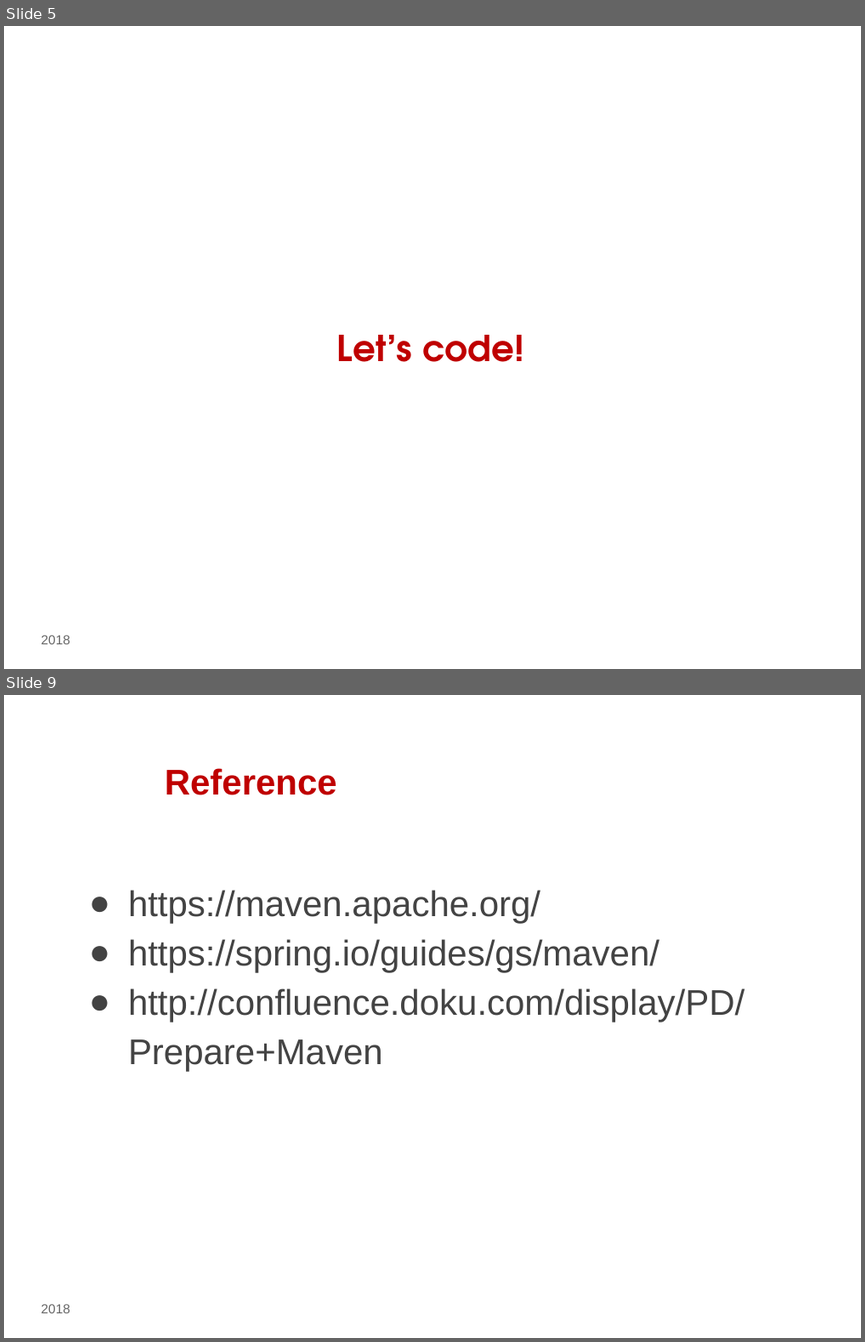
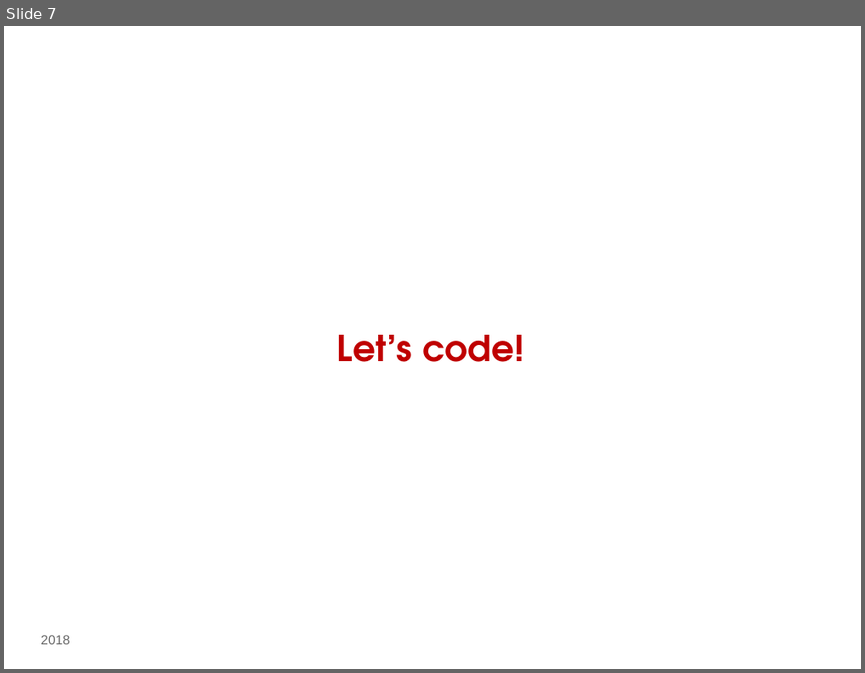
Before and after one commit to valentinusilalahi/java-training-DOKU, a slide deck: Java Collections.pptx. Shown one above the other, each under a label of ours: slides 5 and 9 before the commit, slide 7 after it; the slides between them are not shown. The pictures are 865x1342 and 865x673 pixels, drawn with LibreOffice and Linux fonts; fonts in the diff are those of the drawing; background and template pictures are left out. Boxes give left, top, right and bottom in pixels: in the first picture for what was removed or moved away, otherwise in the second. Text is boxed around its words. In the diff, an @@ line names an element or a change of style, - is before the commit and + after.

```diff
--- a/Java Collections.pptx
+++ b/Java Collections.pptx
@@ slide 9 removed at (4,695,861,1338), background picture (left out) @@
@@ title removed at (165,768,337,795) @@
-Reference
@@ text removed at (128,890,744,1071) @@
-● https://maven.apache.org/
-● https://spring.io/guides/gs/maven/
-● http://confluence.doku.com/display/PD/Prepare+Maven
@@ text removed at (41,1304,70,1313) @@
-2018
@@ what was slide 5 is now slide 7 @@
```
Also in this commit, not shown: 3 slides changed, 4 slides added, 4 other slides removed, 12 other files.
